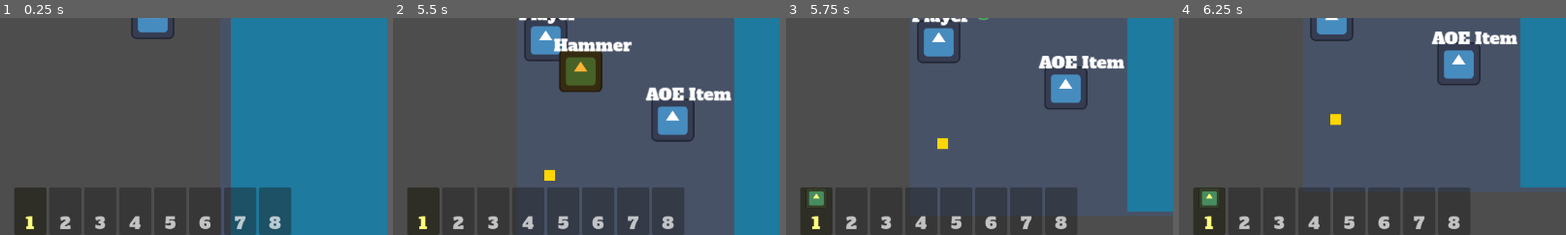
Above: before the commit, frames 1-4 (left to right).
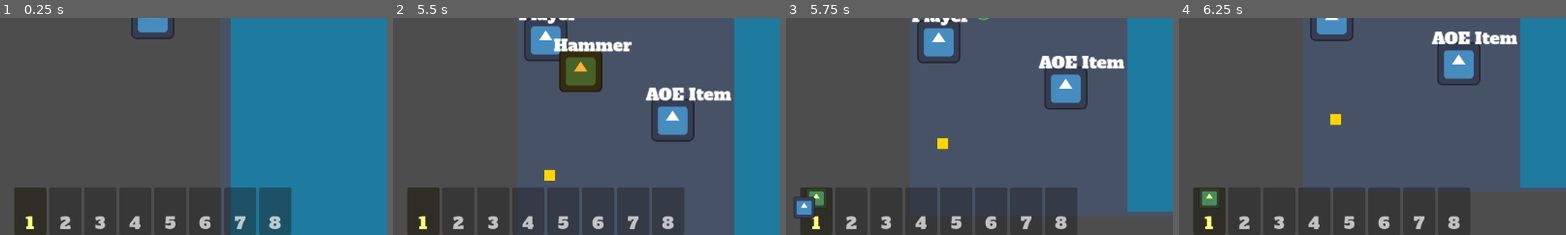
Above: after the commit, the same moments.

Repository: poga/dark-sea
Game: Godot game, scene res://scenes/game/main.tscn
The game is run twice, just before and just after one commit, with the same random seed, the same clock (stepped at 60 frames per second) and the same inputs. The project has no main scene, so this scene is started directly. The engine's default icon, where the game draws it, is replaced by a stand-in: a white triangle on a blue panel in a dark square.
Inputs (mouse positions are % of the whole screen's width and height, from its top left):
- Up to frame 1 (0.25 s): no input
- Up to frame 2 (5.5 s): tap Enter at 0.5 s; move the mouse to (72, 45) at 0.52 s; press the mouse at (72, 45) at 0.53 s; hold D (move_right) 0.53-1.25 s; release the mouse at (72, 45) at 1.25 s; drag from (30, 55) to (6, 50) at 1.27 s; move the mouse to (60, 28) at 2.02 s; hold D (move_right) 2.03-2.75 s; tap Alt at 2.1, 5.1 s; drag from (45, 70) to (53, 50) at 2.77 s; move the mouse to (80, 65) at 3.52 s; press the mouse at (80, 65) at 3.53 s; hold A (move_left) 3.53-4.25 s; release the mouse at (80, 65) at 4.25 s; drag from (20, 35) to (60, 50) at 4.27 s; move the mouse to (55, 50) at 5.02 s; hold S (move_down) from 5.03 s (still down); click (55, 50) at 5.17 s
- Up to frame 3 (5.75 s): keep holding S (move_down)
- Up to frame 4 (6.25 s): release S (move_down) at 5.75 s; drag from (35, 25) to (50, 47) at 5.77 s
The pictures show only the part of the screen within x 30-80%, y 50-100%; the shares and areas given below are measured in that part.

Frames 1-2 are identical in both runs. In frame 3, 0.5% of the frame differs, in the area x 2-8%, y 82-93%; in frame 4, nothing differs.

Commit message:
feat(pickup-tween): wire PickupTweenLayer into main scene
Co-Authored-By: Claude Opus 4.6 <noreply@anthropic.com>

Diff:
--- a/scenes/game/main.tscn
+++ b/scenes/game/main.tscn
@@ -13,6 +13,7 @@
 [ext_resource type="PackedScene" path="res://scenes/ui/toolbar.tscn" id="14"]
 [ext_resource type="Script" path="res://scenes/game/tide.gd" id="15"]
 [ext_resource type="Script" path="res://scenes/game/damage_numbers.gd" id="16"]
+[ext_resource type="PackedScene" path="res://scenes/ui/pickup_tween_layer.tscn" id="17"]
 
 [sub_resource type="RectangleShape2D" id="RectangleShape2D_1"]
 size = Vector2(400, 600)
@@ -75,6 +76,7 @@
 
 [node name="Toolbar" parent="UI" unique_id=1711227204 instance=ExtResource("14")]
 
+[node name="PickupTweenLayer" parent="UI" instance=ExtResource("17")]
 
 [node name="Tide" type="ColorRect" parent="." unique_id=1481333432]
 offset_left = 100.0
